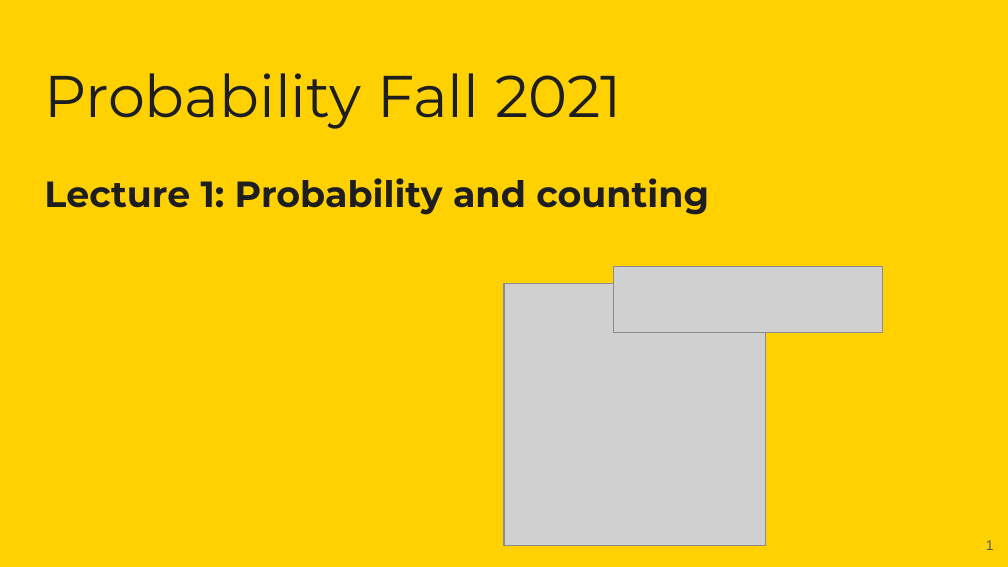
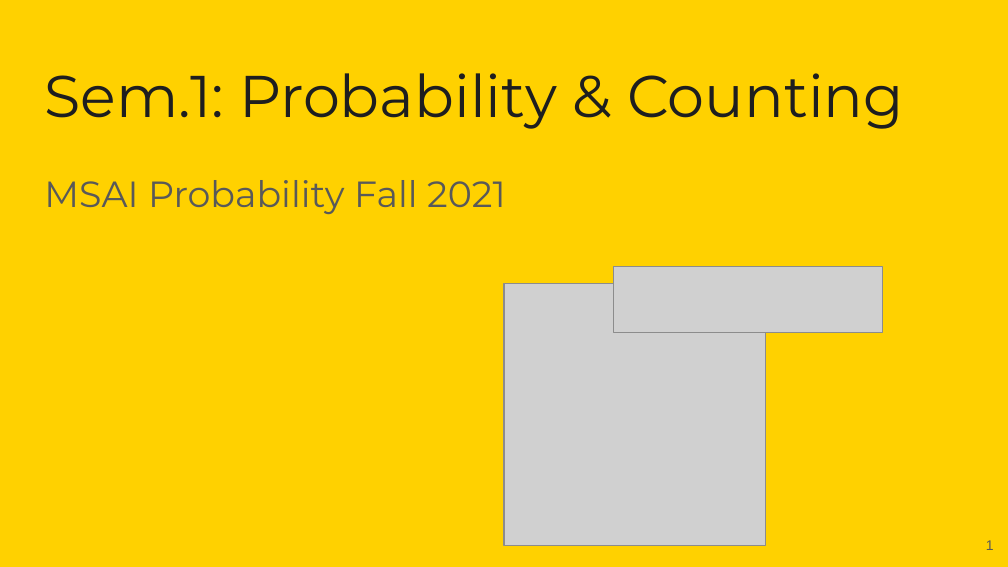
Before and after one commit to girafe-ai/msai-probability, a slide deck: slide 1 of Lecture_Slides/recordings_thumbnail.pptx. Drawn at 1008x567 pixels with LibreOffice and Linux fonts; fonts in the diff are those of the drawing; grey boxes stand for pictures; background and template pictures are left out. Boxes give left, top, right and bottom in pixels: in the first picture for what was removed or moved away, otherwise in the second. Text is boxed around its words. In the diff, an @@ line names an element or a change of style, - is before the commit and + after.

Commit message:
better thumbnails template

```diff
--- a/Lecture_Slides/recordings_thumbnail.pptx
+++ b/Lecture_Slides/recordings_thumbnail.pptx
@@ title at (x1=44, y1=73, x2=904, y2=129): text changed @@
-Probability Fall 2021
+Sem.1: Probability & Counting
@@ subtitle at (x1=44, y1=180, x2=506, y2=214): text changed; text colour #1E1E1F to #595959; bold off @@
-Lecture 1: Probability and counting
+MSAI Probability Fall 2021
```
